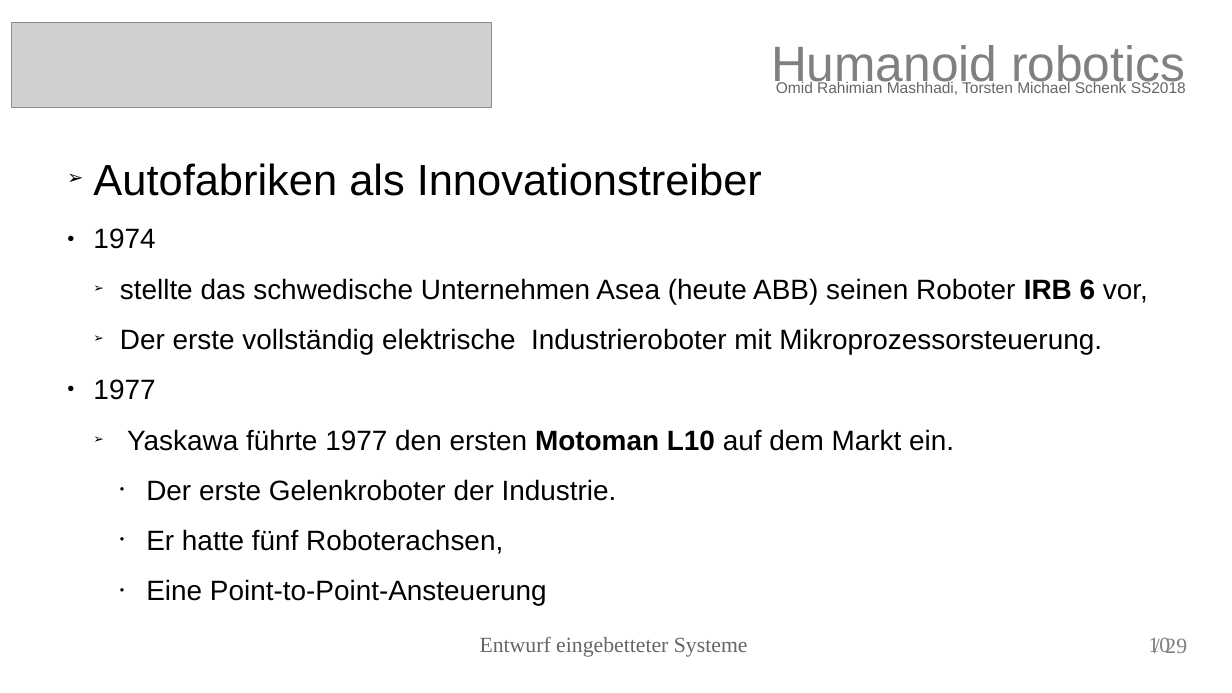
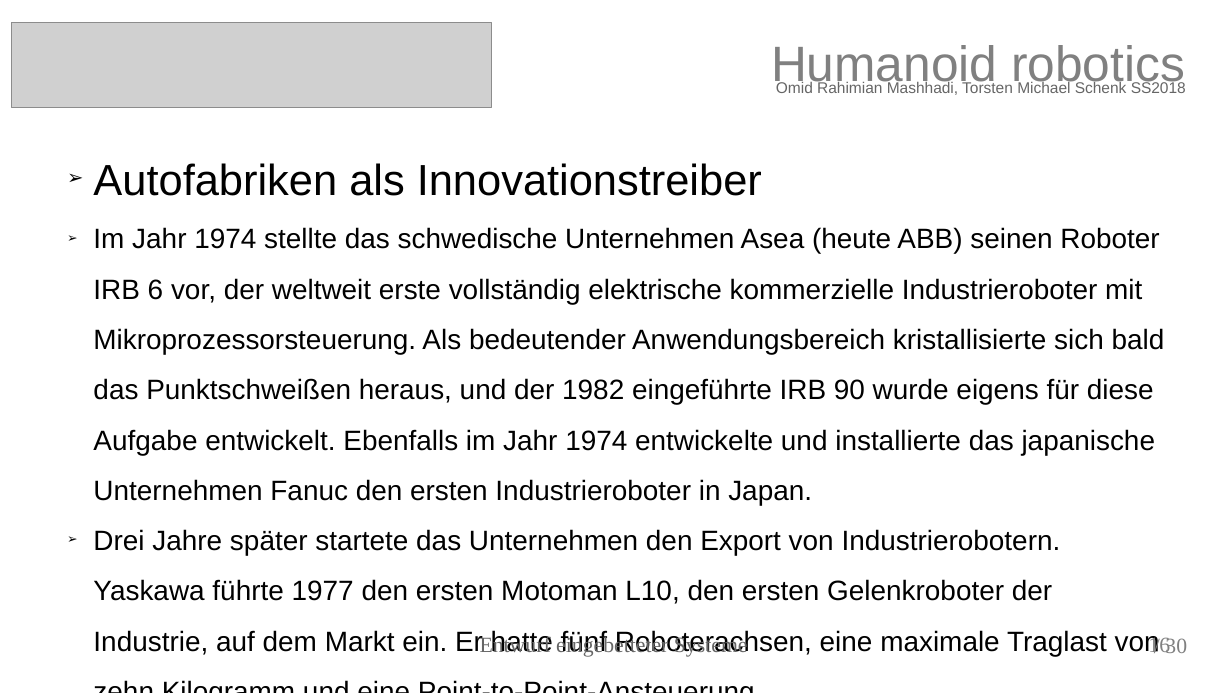
Before and after one commit to torstenschenk/beuth-avatar-ss2018, a slide deck: slide 16 of Presentation/HumanoidRobotic.odp (slide 10 before the commit). Drawn at 1232x693 pixels with LibreOffice and Linux fonts; fonts in the diff are those of the drawing; grey boxes stand for pictures. Boxes give left, top, right and bottom in pixels: in the first picture for what was removed or moved away, otherwise in the second. Text is boxed around its words. In the diff, an @@ line names an element or a change of style, - is before the commit and + after.

```diff
--- a/Presentation/HumanoidRobotic.odp
+++ b/Presentation/HumanoidRobotic.odp
@@ text at <box>93,227,1165,656</box>: text changed @@
-● 1974
-  ➢ stellte das schwedische Unternehmen Asea (heute ABB) seinen Roboter IRB 6 vor,
-  ➢ Der erste vollständig elektrische Industrieroboter mit Mikroprozessorsteuerung.
-● 1977
-  ➢ Yaskawa führte 1977 den ersten Motoman L10 auf dem Markt ein.
-    • Der erste Gelenkroboter der Industrie.
-    • Er hatte fünf Roboterachsen,
-    • Eine Point-to-Point-Ansteuerung
+➢ Im Jahr 1974 stellte das schwedische Unternehmen Asea (heute ABB) seinen Roboter IRB 6 vor, der weltweit erste vollständig elektrische kommerzielle Industrieroboter mit Mikroprozessorsteuerung. Als bedeutender Anwendungsbereich kristallisierte sich bald das Punktschweißen heraus, und der 1982 eingeführte IRB 90 wurde eigens für diese Aufgabe entwickelt. Ebenfalls im Jahr 1974 entwickelte und installierte das japanische Unternehmen Fanuc den ersten Industrieroboter in Japan.
+➢ Drei Jahre später startete das Unternehmen den Export von Industrierobotern. Yaskawa führte 1977 den ersten Motoman L10, den ersten Gelenkroboter der Industrie, auf dem Markt ein. Er hatte fünf Roboterachsen, eine maximale Traglast von zehn Kilogramm und eine Point-to-Point-Ansteuerung
@@ page number at <box>1148,636,1170,653</box>: text changed @@
-10
+16
@@ text at <box>1165,637,1187,653</box>: text changed @@
-/ 29
+/ 30
```
Also in this commit, not shown: 26 other slides changed, 2 slides added, 1 slide removed, 8 other files.
